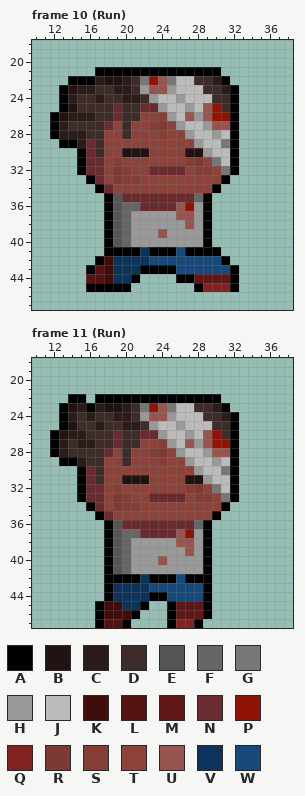
Two versions of one pixel-art file, Data/Set_02 (WIP)/Player_02.aseprite. Above: the version before the commit.
32x32 pixels, 14 frames. Colours within 5 levels of each other are drawn and written as one. Shown: frame 10 (Run): x 10..38, y 18..47; frame 11 (Run): x 10..38, y 18..47. The old version is drawn lined up with the new one, on the new canvas. The commit also changed other frames, which this record leaves out.
Palette (. is transparent): A #000000  B #201311  C #2b1b19  D #3d2c2a  E #555555  F #666666  G #777777  H #999999  J #bbbbbb  K #400c0c  L #541313  M #601717  N #692a30  P #901406  Q #802222  R #7d3a33  S #843e36  T #8b433b  U #96564f  V #0c335a  W #17497a
Pixels before, frame 10 (Run), first column x 12:
21 .....AAAAAAAAAAAAAA..
22 ..AAACBBCDGPUGJJDDCA.
23 .ABCCDDCCDHUUHJJJDDCA
24 .ACDDCDDCCDHJJHJJJDDA
25 .ABDDDDNDDNNHJJHJUPDA
26 ABCCCDDNDDTTSHJUHUPPA
27 ACDDDDNTDTTSRTHJJHUUA
28 ACCCDDTTDTTTSTTHJJHJA
29 .AACNDTTTTTTTTTTHJJGA
30 ...ANDTTBBBTTTTBBHJJA
31 ...ANNTSTTTTTTTSRTGJA
32 ...ANNTRSTTNNNNTSSTGA
33 ....ANTRSSTTTTTTTTTA.
34 .....ANTTTTTTTTTTTA..
35 ......AENNNNNNNNFA...
36 ......AEFFNNNNUPHA...
37 ......AEFHHHHHUUHA...
38 ......AEFHHHHHHUHA...
39 ......AEFHHHUHHHHA...
40 ......AEFHHHHHHHHA...
41 ......AAAAVAAAWAAAA..
42 .....AKVVVVWWWWWWWWA.
43 ....ALKVVVAAAAWWWWWWA
44 ....LLKVVA....AAMMMMA
45 ....AAAAA.......AQQQA
Pixels before, frame 11 (Run), first column x 12:
22 ..AA.AAAAAAAAAAAAAA..
23 .ABCACBBCDGPUGJJDDCA.
24 .ACDCDDCCDHUUHJJJDDCA
25 .ABDDCDDCCDHJJHJJJDDA
26 ABCCDDDNDDNNHJJHJUPDA
27 ACDCCDDNDDTTSHJUHUPPA
28 ACDDDDNTDTTSRTHJJHUUA
29 .AACDDTTDTTTSTTHJJHJA
30 ...ANDTTTTTTTTTTHJJGA
31 ...ANDTTBBBTTTTBBHJJA
32 ...ANNTSTTTTTTTSRTGJA
33 ...ANNTRSTTNNNNTSSTGA
34 ....ANTRSSTTTTTTTTTA.
35 .....ANTTTTTTTTTTTA..
36 ......AENNNNNNNNFA...
37 ......AEFFNNNNUPHA...
38 ......AEFHHHHHUUHA...
39 ......AEFHHHHHHUHA...
40 ......AEFHHHUHHHHA...
41 ......AEFHHHHHHHHA...
42 ......AAAAVAAAWAAA...
43 ......AVVVVWWWWWWA...
44 ......AVVVVAAWWWWA...
45 .....AKKVVA..AMMMA...
46 .....AKKKA...AMMMA...
47 .....ALLA....AQQA....
And afterwards:
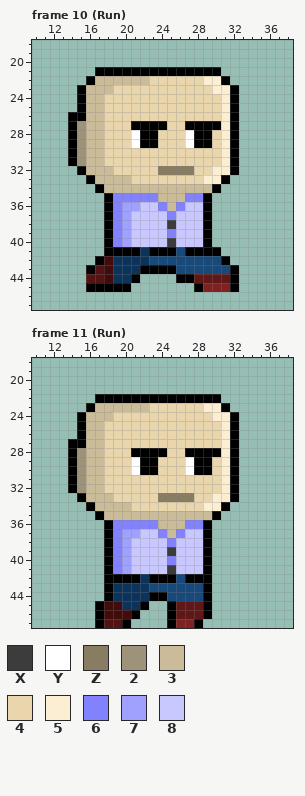
Colours new in this view: X #3c3c3c  Y #ffffff  Z #887c62  2 #9e937a  3 #cabb99  4 #e9d6ac  5 #fbeed3  6 #8282ff  7 #a0a0ff  8 #c8c8ff
Commit message: + Add face and clothes
Change:
canvas 32x32 -> 48x48, the old top-left corner now at 8,16
Changed rows in their new state; - is an unchanged pixel.
Frame 10 (Run):
first column x 12:
22 --..-33333344444455-
23 -..A3334444444444455
24 -..A3344444444444445
25 -..A3344444444444445
26 ..AA3344444444444445
27 ..A233444AAAA44AAAA5
28 ..A233444YAA444YAA45
29 -.-233444YAA444YAA45
30 --A23344444444444445
31 --A23344444444444445
32 ----33344444ZZZZ4455
33 -----33334444444455-
34 ------333333333333--
35 -------6666633366---
36 -------6778863688---
37 -------6788886888---
38 -------678888X888---
39 -------6788886888---
40 -------678888X888---
Frame 11 (Run):
first column x 12:
22 --..----------------
23 -...-33333344444455-
24 -..A3334444444444455
25 -..A3344444444444445
26 ...A3344444444444445
27 ..AA3344444444444445
28 ..A233444AAAA44AAAA5
29 -.-233444YAA444YAA45
30 --A233444YAA444YAA45
31 --A23344444444444445
32 --A23344444444444445
33 ----33344444ZZZZ4455
34 -----33334444444455-
35 ------333333333333--
36 -------6666633366---
37 -------6778863688---
38 -------6788886888---
39 -------678888X888---
40 -------6788886888---
41 -------678888X888---
